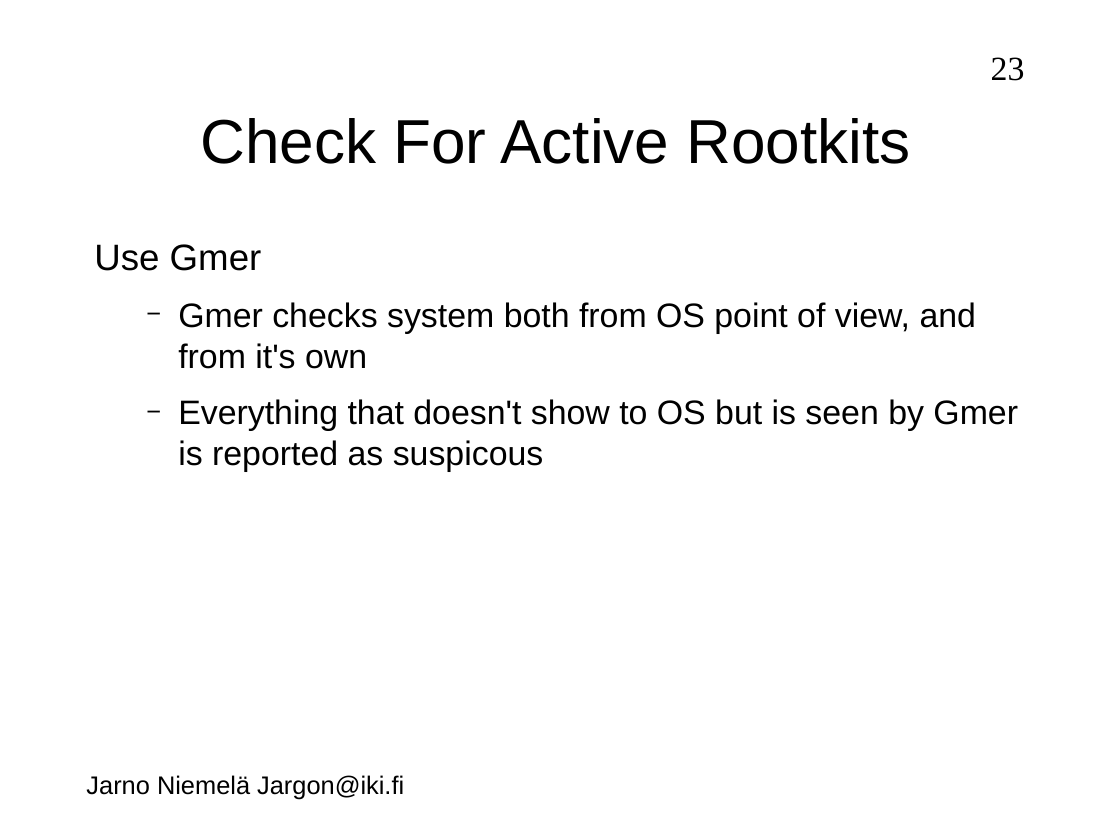
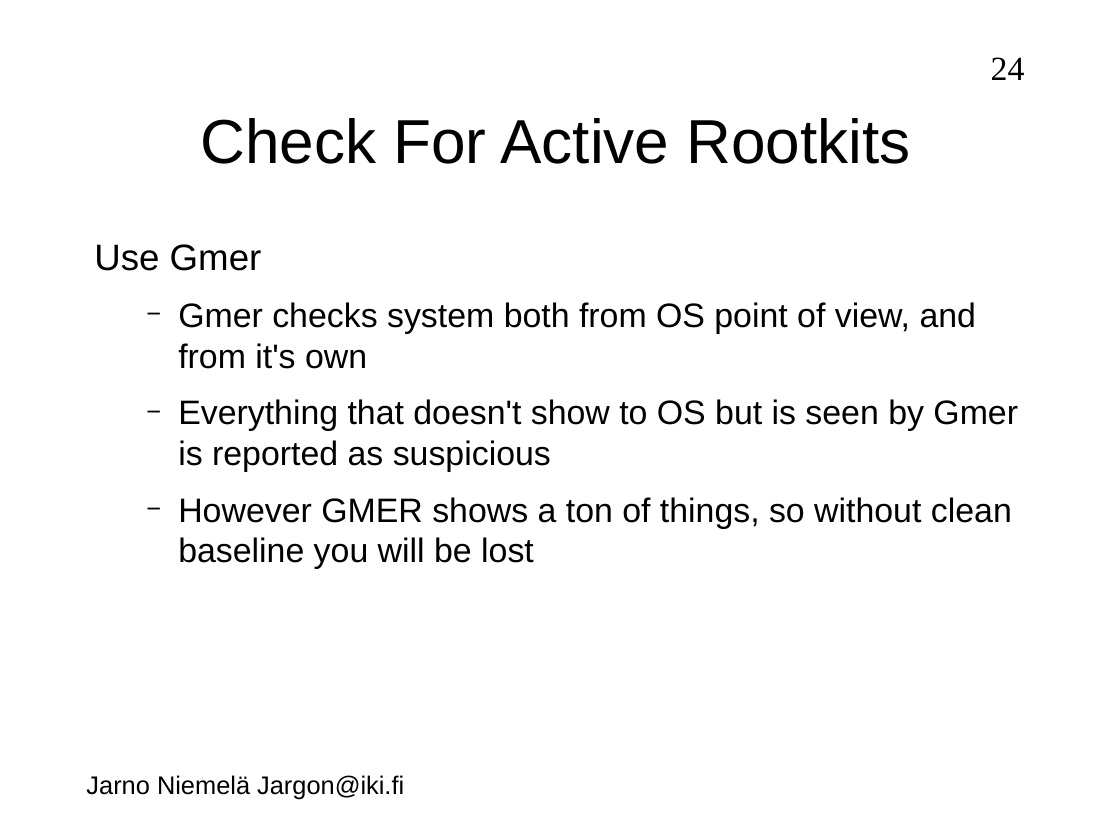
Before and after one commit to jarno-niemela/corporate_cyber_defence, a slide deck: slide 24 of Incident Response/IncidentResponse.odp (slide 23 before the commit). Drawn at 1120x840 pixels with LibreOffice and Linux fonts; fonts in the diff are those of the drawing; background and template pictures are left out. Boxes give left, top, right and bottom in pixels: in the first picture for what was removed or moved away, otherwise in the second. Text is boxed around its words. In the diff, an @@ line names an element or a change of style, - is before the commit and + after.

Commit message:
Updated

```diff
--- a/Incident Response/IncidentResponse.odp
+++ b/Incident Response/IncidentResponse.odp
@@ page number at <box>991,57,1025,80</box>: text changed @@
-23
+24
@@ text at <box>178,399,1018,569</box>: text changed @@
-  − Everything that doesn't show to OS but is seen by Gmer is reported as suspicous
+  − Everything that doesn't show to OS but is seen by Gmer is reported as suspicious
+  − However GMER shows a ton of things, so without clean baseline you will be lost
```
Also in this commit, not shown: 7 other slides changed, 1 slide added, 1 slide removed.
